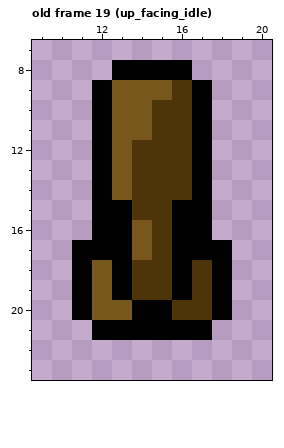
Pixel-art file: art/squirrel/squirrel.ase. Above: the version before the commit.
30x30 pixels, 21 frames. Shown: old frame 19 (up_facing_idle): x 9..20, y 7..23. The commit also changed other frames, which this record leaves out.
And afterwards:
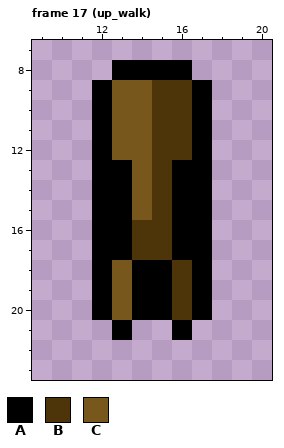
Palette (. is transparent): A #000000  B #4d3509  C #77571c
A new or re-ordered frame is compared with the old frame closest to it.
From the commit log: add squirrel upward walk animation
Change:
{"change": "frames 21 -> 22"}
{"where": "frame 17 (up_walk) is new; against old frame 19 (up_facing_idle)"}
{"frame":17,"y":9,"x":15,"old":"C","new":"B"}
{"frame":17,"y":12,"x":14,"old":"B","new":"C"}
{"frame":17,"y":13,"x":13,"old":"CB","new":"AC"}
{"frame":17,"y":13,"x":16,"old":"B","new":"A"}
{"frame":17,"y":14,"x":13,"old":"CB","new":"AC"}
{"frame":17,"y":14,"x":16,"old":"B","new":"A"}
{"frame":17,"y":15,"x":14,"old":"B","new":"C"}
{"frame":17,"y":16,"x":14,"old":"C","new":"B"}
{"frame":17,"y":17,"x":11,"old":"A","new":"."}
{"frame":17,"y":17,"x":14,"old":"C","new":"B"}
{"frame":17,"y":17,"x":18,"old":"A","new":"."}
{"frame":17,"y":18,"x":11,"old":"ACABBABA","new":".ACAABA."}
{"frame":17,"y":19,"x":11,"old":"ACABBABA","new":".ACAABA."}
{"frame":17,"y":20,"x":11,"old":"AC","new":".A"}
{"frame":17,"y":20,"x":17,"old":"BA","new":"A."}
{"frame":17,"y":21,"x":12,"old":"A","new":"."}
{"frame":17,"y":21,"x":14,"old":"AA","new":".."}
{"frame":17,"y":21,"x":17,"old":"A","new":"."}
